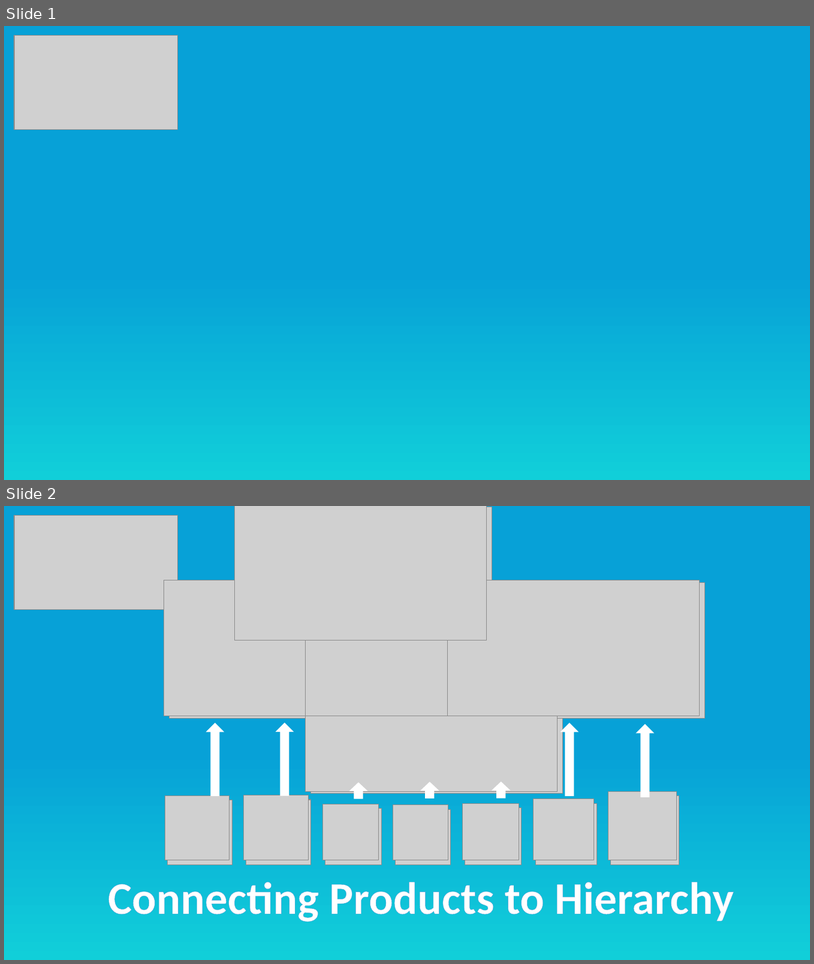
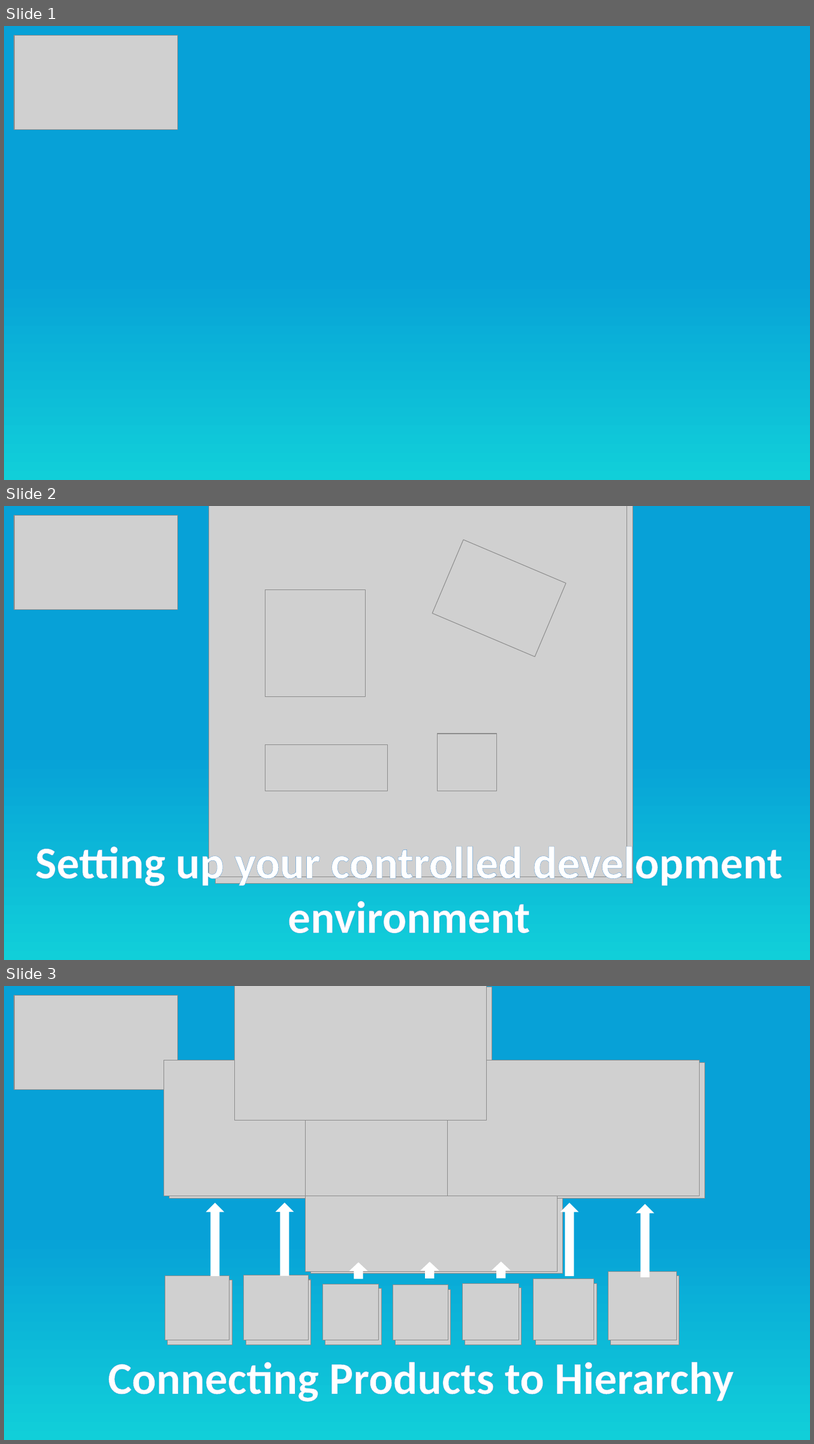
Before and after one commit to dwhacademy/dwhacademyposts, a slide deck: docs/Pictures for blog.pptx. Shown one above the other, each under a label of ours: slides 1 and 2 before the commit, slides 1, 2 and 3 after it. The pictures are 814x964 and 814x1444 pixels, drawn with LibreOffice and Linux fonts; fonts in the diff are those of the drawing; grey boxes stand for pictures. Boxes give left, top, right and bottom in pixels: in the first picture for what was removed or moved away, otherwise in the second. Text is boxed around its words. In the diff, an @@ line names an element or a change of style, - is before the commit and + after.

Commit message:
added pic for environment

```diff
--- a/docs/Pictures for blog.pptx
+++ b/docs/Pictures for blog.pptx
@@ slide 2 added at (x1=4, y1=506, x2=810, y2=960), background gradient #07A1D7 to #11CFD9 @@
@@ picture added at (x1=14, y1=515, x2=177, y2=609) @@
@@ group added at (x1=209, y1=506, x2=634, y2=883): 6 pictures @@
@@ text added at (x1=35, y1=840, x2=783, y2=933), 54 pt, text #FFFFFF, bold @@
+Setting up your controlled development environment
@@ what was slide 2 is now slide 3 @@
```
Also in this commit, not shown: 5 other files.
